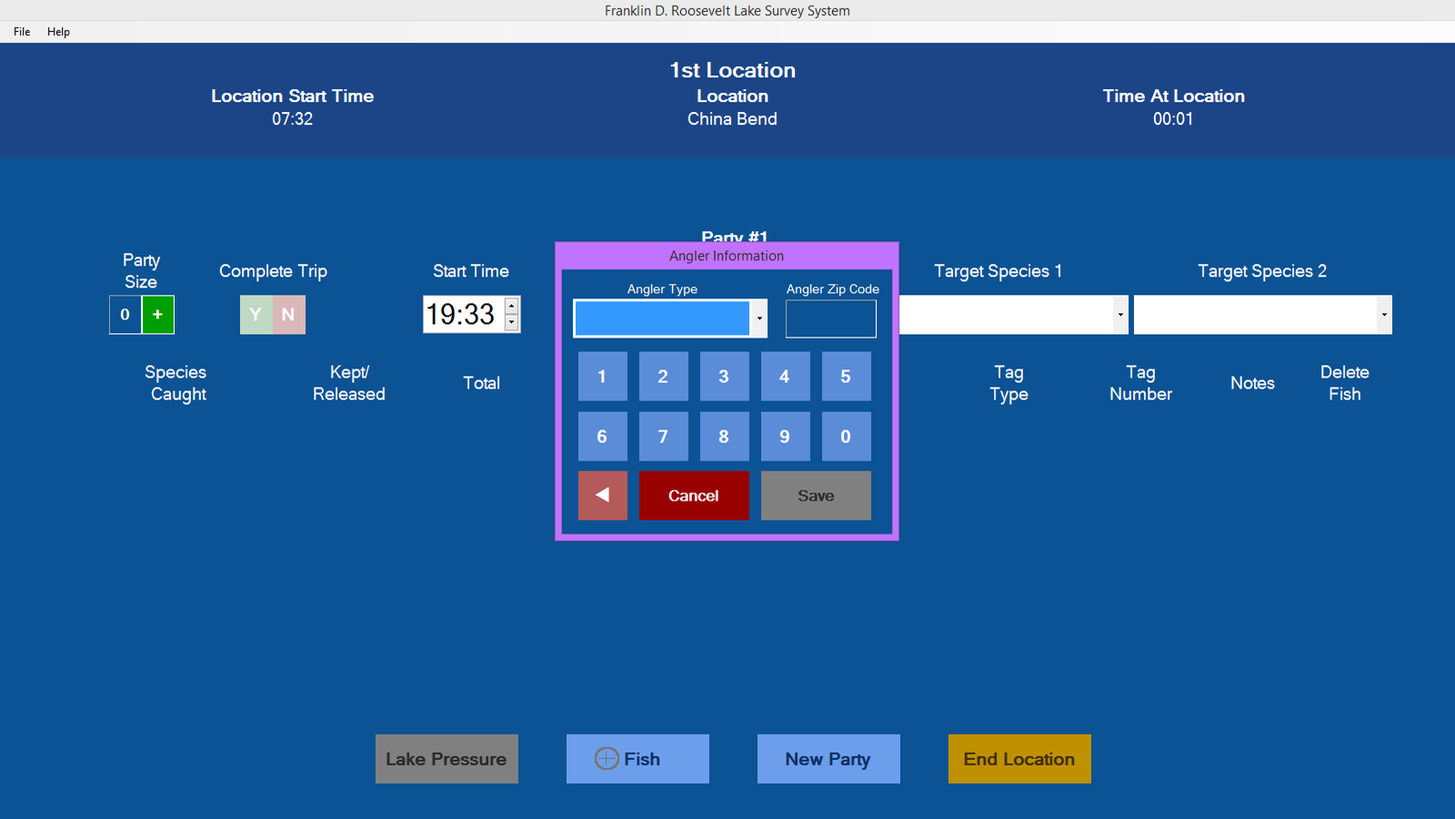
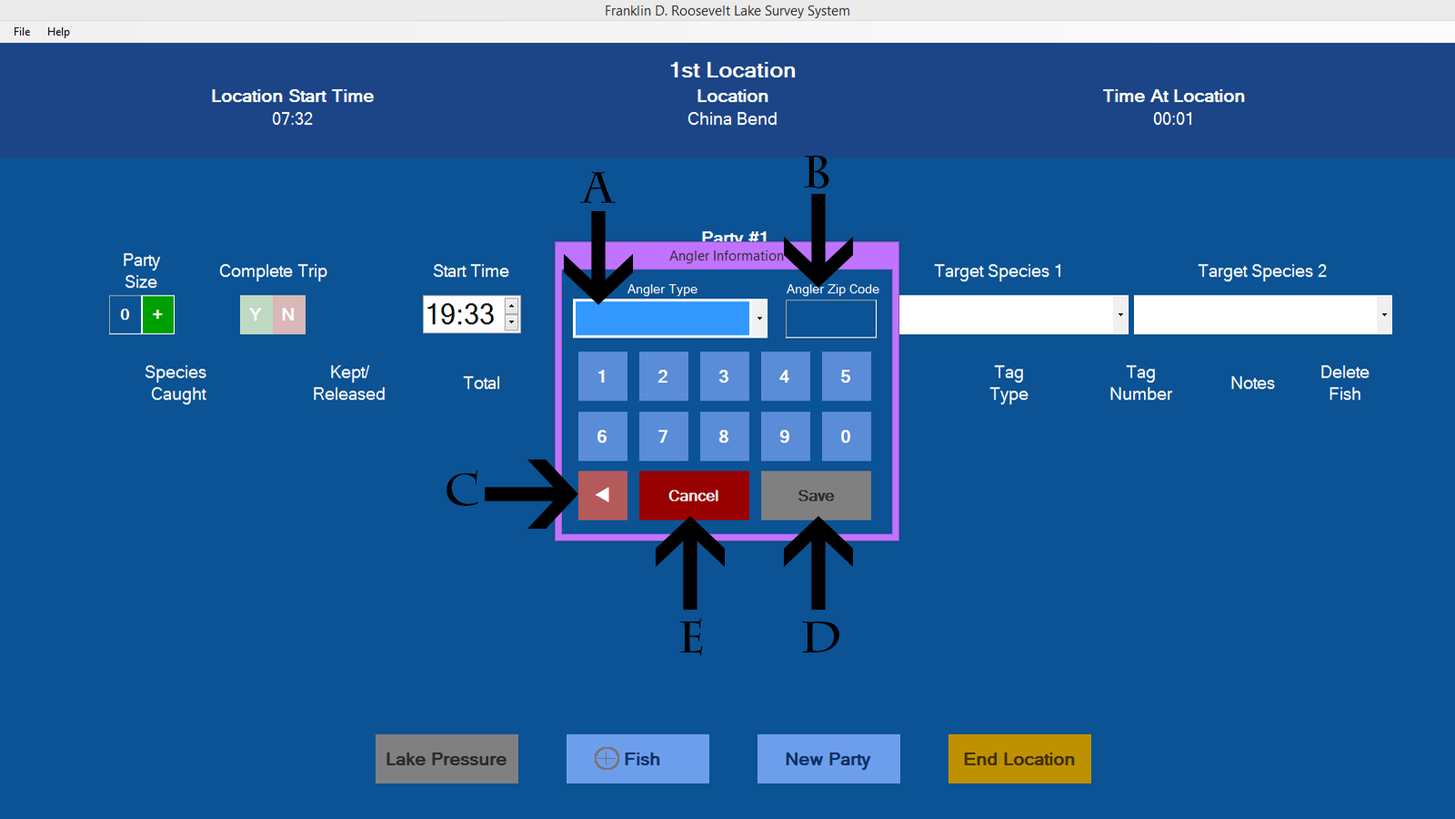
Before/after of a 1455 × 819 layered artwork. What changed in the layer stack:
added layer "Shape 1 copy 4" above "E" over left=484, top=459, right=579, bottom=529
added layer "E" above "D" over left=679, top=617, right=704, bottom=656
added layer "D" above "C" over left=802, top=621, right=840, bottom=653
added layer "C" above "B" over left=446, top=469, right=479, bottom=506
added layer "B" above "A" over left=804, top=155, right=830, bottom=189
added layer "A" above "Shape 1 copy 3" over left=580, top=171, right=616, bottom=203
added layer "Shape 1 copy 3" above "Shape 1 copy 2" over left=563, top=211, right=634, bottom=305
added layer "Shape 1 copy 2" above "Shape 1 copy" over left=784, top=193, right=854, bottom=288
added layer "Shape 1 copy" above "Shape 1" over left=655, top=515, right=725, bottom=610
added layer "Shape 1" above "Screenshot (42)" over left=784, top=515, right=854, bottom=610
